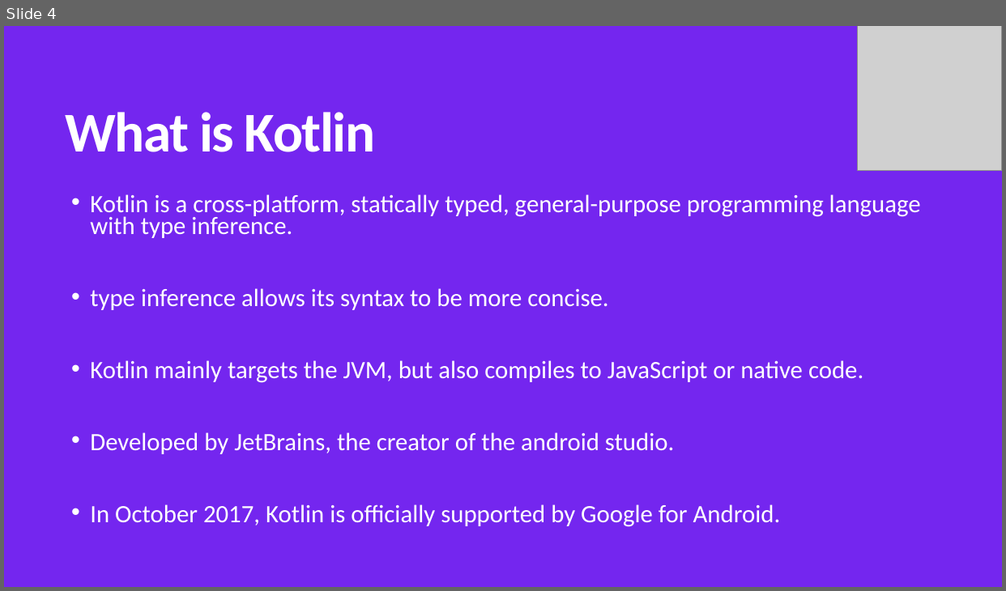
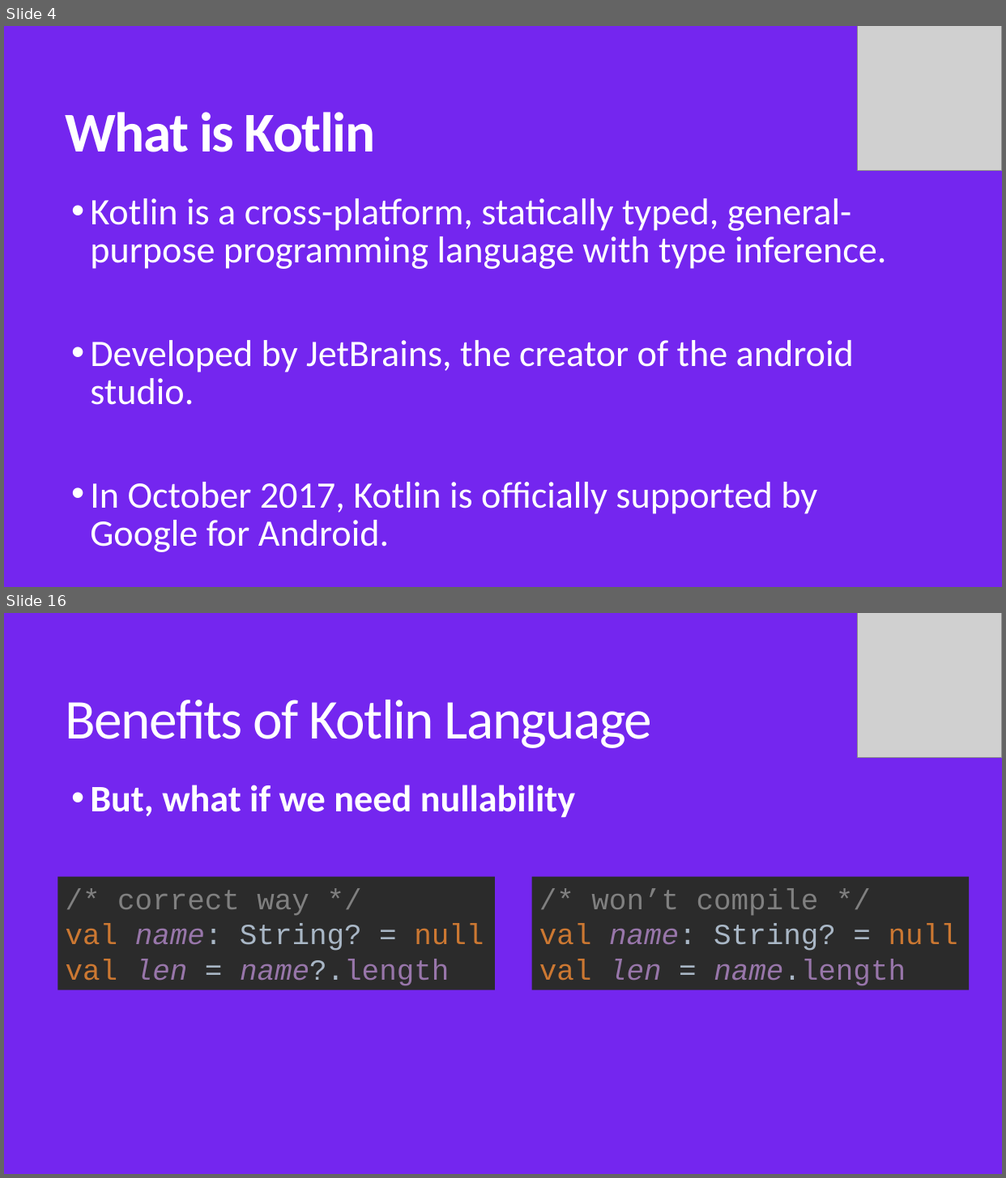
Before and after one commit to MohamedWael/Kotlin-crash-course, a slide deck: kotlin_intro.pptx. Shown one above the other, each under a label of ours: slide 4 before the commit, slides 4 and 16 after it; the slides between them are not shown. The pictures are 1006x591 and 1006x1178 pixels, drawn with LibreOffice and Linux fonts; fonts in the diff are those of the drawing; grey boxes stand for pictures. Boxes give left, top, right and bottom in pixels: in the first picture for what was removed or moved away, otherwise in the second. Text is boxed around its words. In the diff, an @@ line names an element or a change of style, - is before the commit and + after.

```diff
--- a/kotlin_intro.pptx
+++ b/kotlin_intro.pptx
@@ slide 16 added at bbox=[4, 613, 1002, 1174], background #7426EF @@
@@ picture added at bbox=[858, 613, 1002, 757] @@
@@ title added at bbox=[66, 700, 653, 748], 54 pt, text #FFFFFF @@
+Benefits of Kotlin Language
@@ text added at bbox=[90, 785, 575, 818], 36 pt, text #FFFFFF, bold @@
+• But, what if we need nullability
@@ rectangle added at bbox=[58, 876, 495, 990], fill #2B2B2B, 28 pt, text #9876AA @@
+/* correct way */
+val name: String? = null
+val len = name?.length
@@ rectangle added at bbox=[532, 876, 969, 990], fill #2B2B2B, 28 pt, text #9876AA @@
+/* won’t compile */
+val name: String? = null
+val len = name.length
@@ slide 4 changed as well @@
@@ text "Kotlin is a cross-platform, statically ..." at bbox=[90, 199, 886, 552]: size 24 to 36 pt; line spacing 0.75 to 0.85 @@
@@ text at bbox=[90, 288, 863, 383]: paragraphs removed @@
-• type inference allows its syntax to be more concise.
-• Kotlin mainly targets the JVM, but also compiles to JavaScript or native code.
```
Also in this commit, not shown: 1 other slide changed, 17 other slides added, 1 slide removed, 4 other files.
